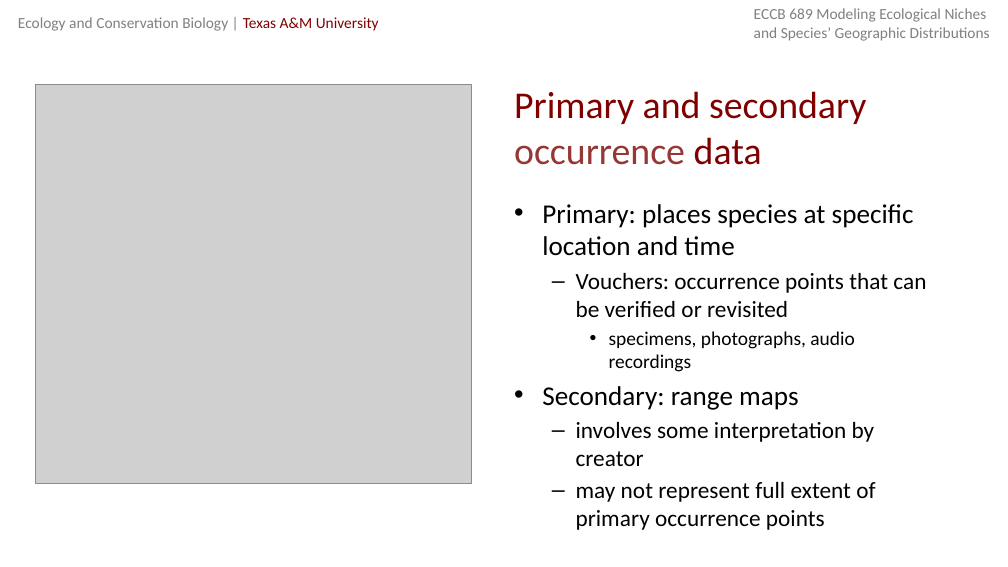
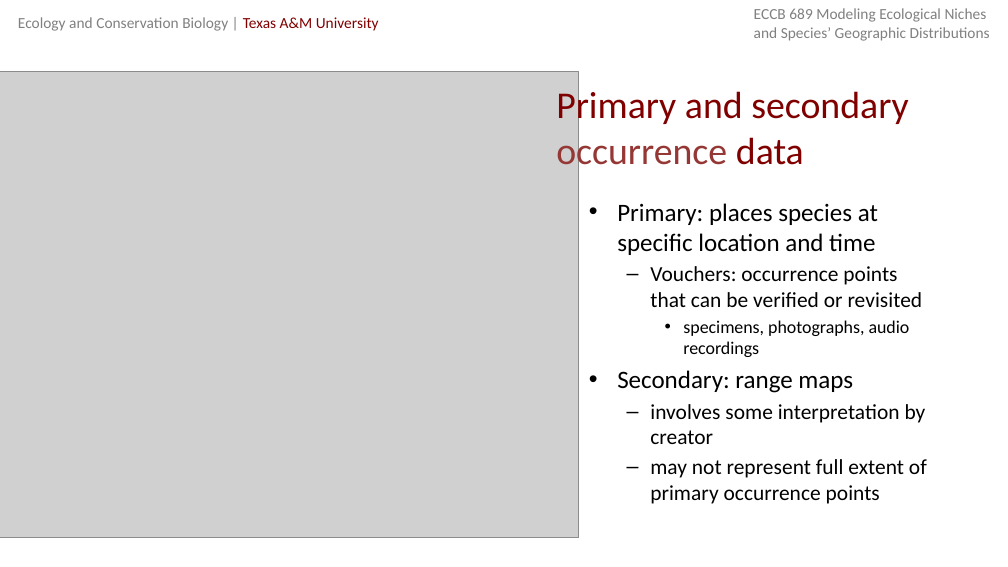
Before and after one commit to michellelawing/ECCB689, a slide deck: slide 26 of Slides/Week 4. Modeling_In_Practice.pptx. Drawn at 1008x567 pixels with LibreOffice and Linux fonts; fonts in the diff are those of the drawing; grey boxes stand for pictures. Boxes give left, top, right and bottom in pixels: in the first picture for what was removed or moved away, otherwise in the second. Text is boxed around its words. In the diff, an @@ line names an element or a change of style, - is before the commit and + after.

```diff
--- a/Slides/Week 4. Modeling_In_Practice.pptx
+++ b/Slides/Week 4. Modeling_In_Practice.pptx
@@ picture: place and size @@
-picture at [35, 85, 472, 483]
+picture at [0, 72, 579, 537]
@@ title "Primary and secondary occurrence data" rewrapped from [514, 91, 866, 165] to [556, 87, 908, 173] @@
@@ text "Primary: places species at specific ...": place and size @@
-text "Primary: places species at specific ..." at [542, 204, 926, 502]
+text "Primary: places species at specific ..." at [617, 203, 927, 504]
@@ text "Primary: places species at specific ..." at [617, 203, 927, 504]: size 19.4 to 17.9 pt in "Primary: places species at specific location and ...", "Secondary: range maps"; size 16.6 to 15.3 pt in "Vouchers: occurrence points that can be verified ...", "involves some interpretation by creator", "may not represent full extent of primary ..."; size 13.9 to 12.8 pt in "specimens, photographs, audio recordings" @@
```
Also in this commit, not shown: 4 other slides changed, 1 slide added.
